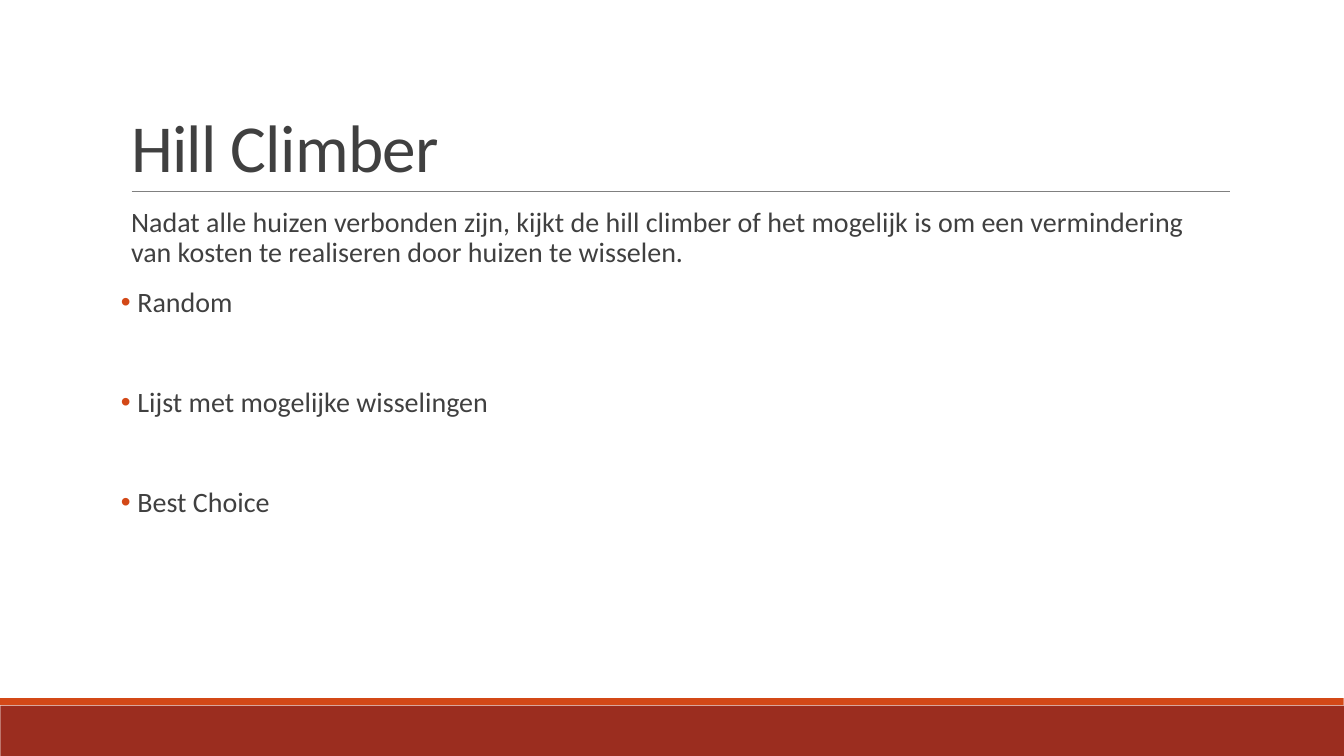
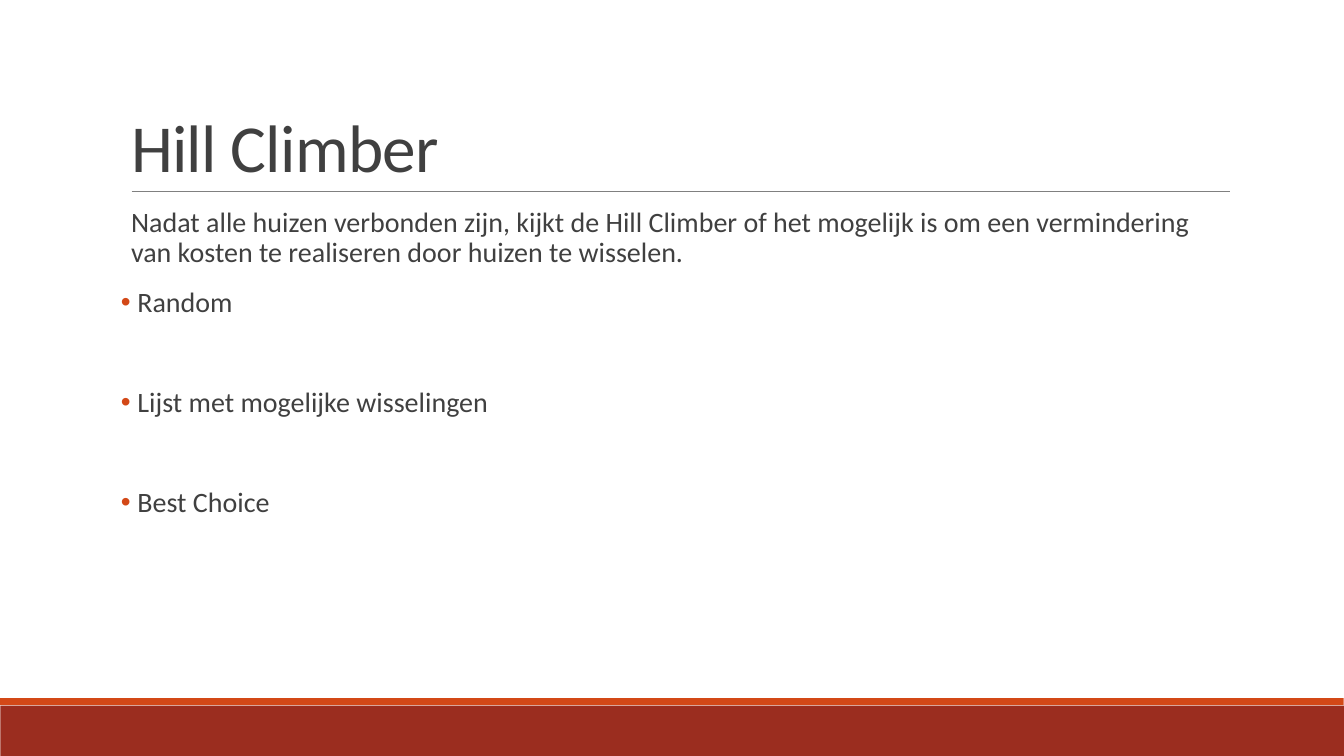
Before and after one commit to broekm006/SmartGrid, a slide deck: slide 8 of eindpresentatie.pptx. Drawn at 1344x756 pixels with LibreOffice and Linux fonts; fonts in the diff are those of the drawing. Boxes give left, top, right and bottom in pixels: in the first picture for what was removed or moved away, otherwise in the second. Text is boxed around its words. In the diff, an @@ line names an element or a change of style, - is before the commit and + after.

Commit message:
updates presentation

```diff
--- a/eindpresentatie.pptx
+++ b/eindpresentatie.pptx
@@ text at (x1=131, y1=212, x2=1188, y2=262): text changed @@
-  Nadat alle huizen verbonden zijn, kijkt de hill climber of het mogelijk is om een vermindering van kosten te realiseren door huizen te wisselen.
+  Nadat alle huizen verbonden zijn, kijkt de Hill Climber of het mogelijk is om een vermindering van kosten te realiseren door huizen te wisselen.
```
Also in this commit, not shown: 2 other slides changed, 3 slides added.
